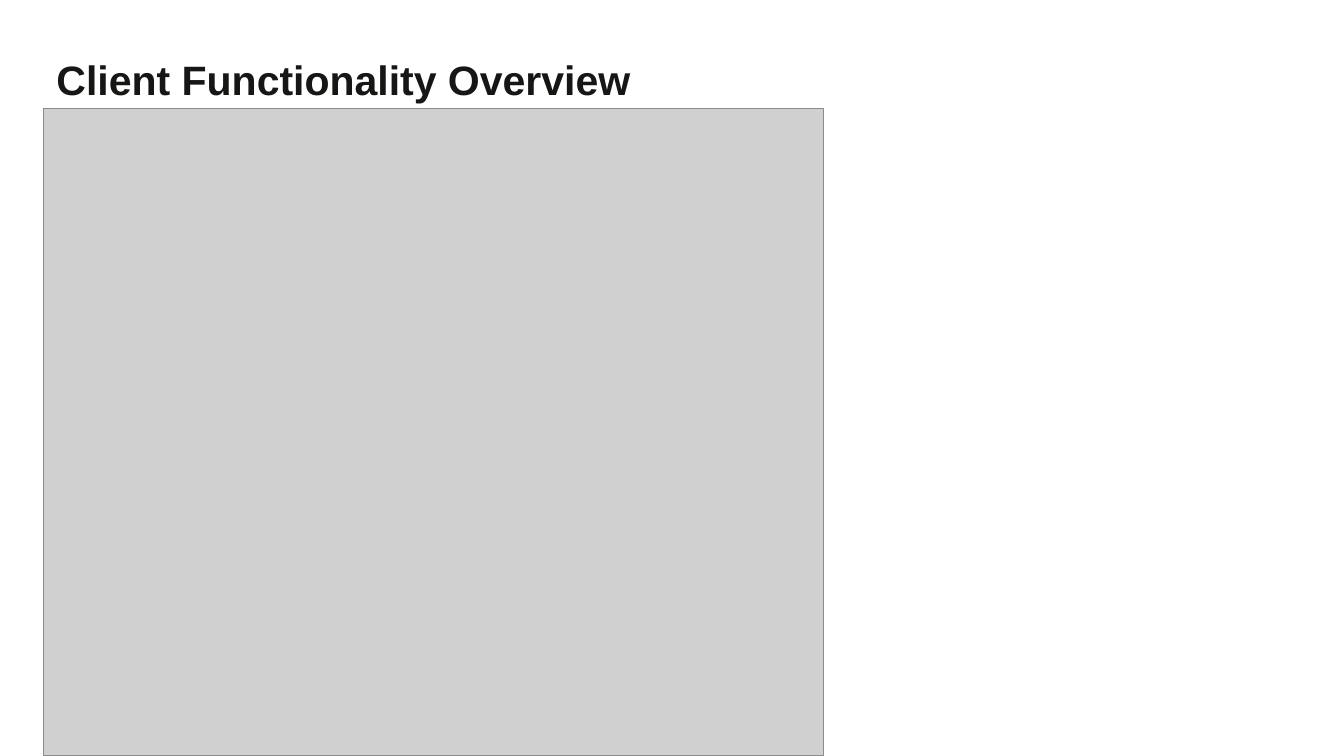
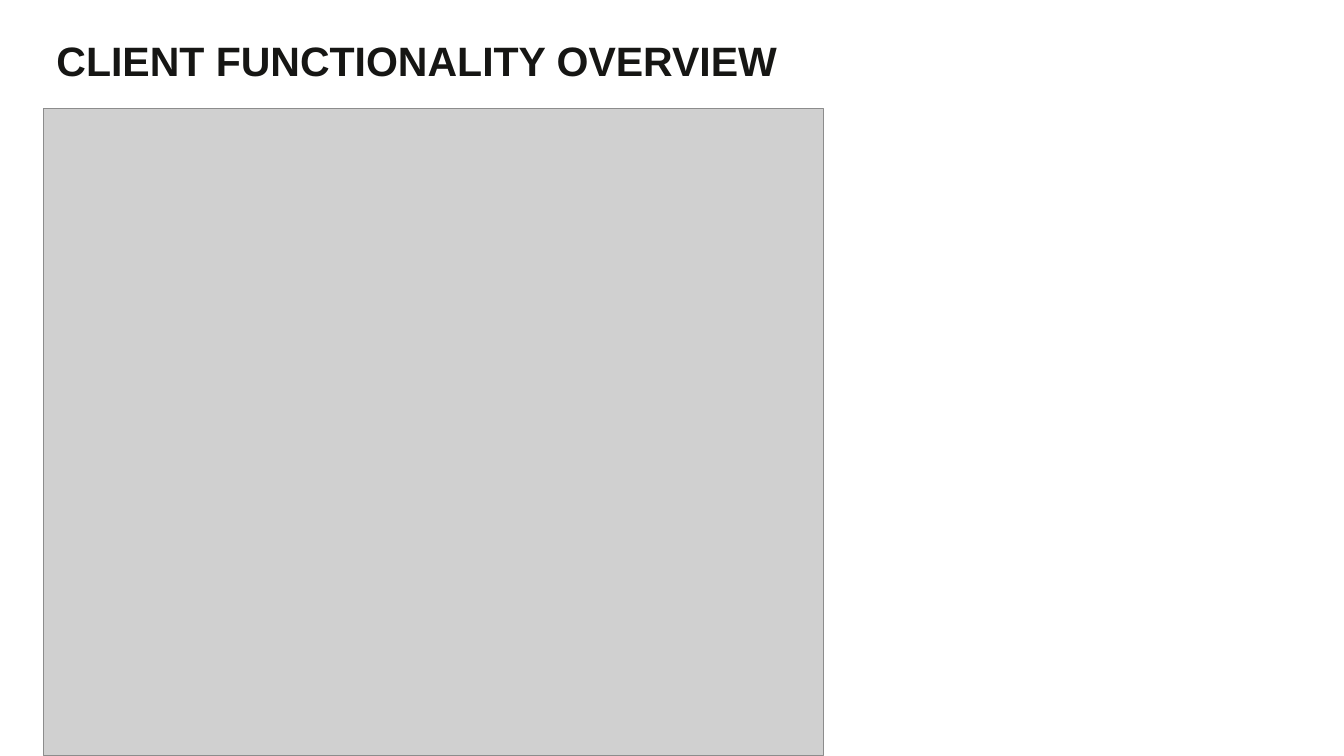
Before and after one commit to BrightcoveLearning/BCL-LearningSamples, a slide deck: slide 13 of PLAYTV2020/matt-boles-video.pptx (slide 11 before the commit). Drawn at 1344x756 pixels with LibreOffice and Linux fonts; fonts in the diff are those of the drawing; grey boxes stand for pictures; background and template pictures are left out. Boxes give left, top, right and bottom in pixels: in the first picture for what was removed or moved away, otherwise in the second. Text is boxed around its words. In the diff, an @@ line names an element or a change of style, - is before the commit and + after.

Commit message:
WIP

```diff
--- a/PLAYTV2020/matt-boles-video.pptx
+++ b/PLAYTV2020/matt-boles-video.pptx
@@ title at bbox=[56, 47, 777, 77]: text changed @@
-Client Functionality Overview
+CLIENT FUNCTIONALITY OVERVIEW
```
Also in this commit, not shown: 3 slides added, 1 slide removed.
